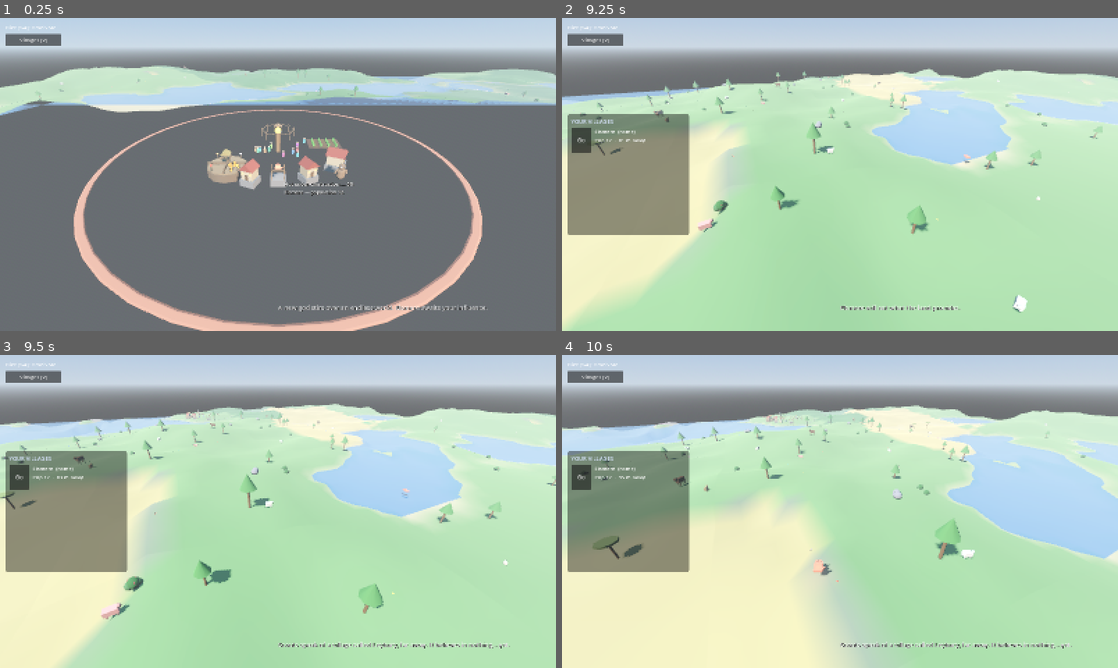
Above: before the commit, frames 1-4 (two rows, left to right).
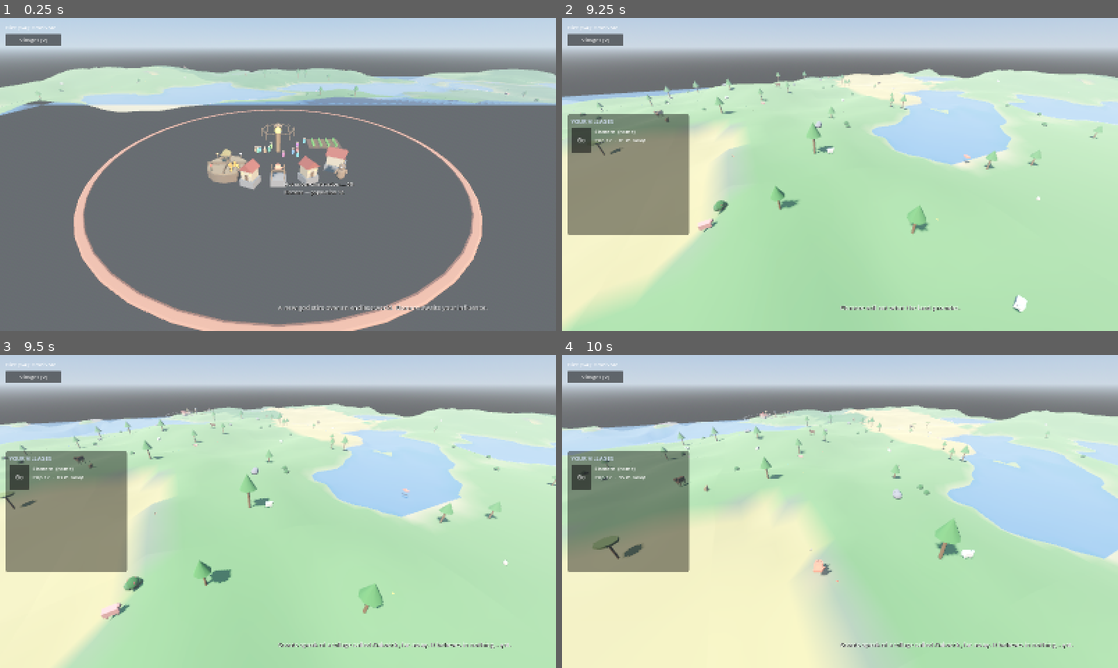
Above: after the commit, the same moments.

Repository: tjloman/tjloman
Game: Godot game, scene res://scenes/main.tscn
Same seed, same stepped clock (60 frames per second), same inputs: the game is played once before the commit and once after it.
Inputs (mouse positions are in pixels of both pictures, inside the frame that each line leads up to):
- Up to frame 1 (0.25 s): no input
- Up to frame 2 (9.25 s): move the mouse to (962, 158) at 0.52 s; hold Right 0.53-1.25 s; hold S (cam_back) 0.53-1.25 s; click (962, 158) at 0.67 s; drag from (728, 190) to (812, 237) at 1.27 s; click "Villages [V]" at 2 s; click "Go" at 2.75 s; click "Go" at 3.5 s; move the mouse to (895, 105) at 4.27 s; hold Right 4.28-5 s; hold A (cam_left) 4.28-5 s; drag from (812, 237) to (673, 127) at 5.02 s; move the mouse to (1006, 221) at 5.77 s; hold Left 5.78-6.5 s; hold Q (cam_rotate_left) 5.78-6.5 s; drag from (673, 127) to (756, 96) at 6.52 s; move the mouse to (867, 174) at 7.27 s; hold Down 7.28-8 s; hold 4 (diet_cannibal) 7.28-8 s; click (867, 174) at 7.42 s; drag from (756, 96) to (728, 190) at 8.02 s; move the mouse to (962, 158) at 8.77 s; hold Up from 8.78 s (still down); hold 2 (diet_omnivore) from 8.78 s (still down)
- Up to frame 3 (9.5 s): keep holding Up; keep holding 2 (diet_omnivore)
- Up to frame 4 (10 s): release Up at 9.5 s; release 2 (diet_omnivore) at 9.5 s; drag from (728, 527) to (812, 574) at 9.52 s

Frames 1-2 are identical in both runs. In frame 3, 0.3% of the frame differs, in the area x 29-92%, y 16-94%; in frame 4, 0.3%, in the area x 32-92%, y 17-94%.

Commit message:
Villages only settle on dry ground; never build across water
The neutral-village siting only tested its CENTRE point for water, so a
settlement could be founded on a lakeshore with houses, a farm, or the pen
ending up in the lake — a constant source of pathfinding grief.

- WorldGen.village_site_dry checks the WHOLE footprint (centre plus three
  rings out to ~18m); a site that isn't fully dry is rejected, and the
  founder tries more spots (24 now) before that cell simply hosts no
  village. Placement stays deterministic, so a lakeshore cell that used to
  spawn a half-drowned village now spawns none (or one shifted to dry land).
- WorldGen.line_dry + find_build_spot: a growing village won't raise a house
  on a dry patch across a lake from its centre where its own people could
  never walk — the straight line to the build spot must stay on land.

The player's home village was already safe (the origin cradle flattens the
land above water within 28m).

Co-Authored-By: Claude Opus 4.8 <noreply@anthropic.com>
Claude-Session: https://claude.ai/code/session_01NqBKfyc5c6bViy6kUi2S7P

Diff:
--- a/scripts/world/village.gd
+++ b/scripts/world/village.gd
@@ -570,6 +570,9 @@
 				continue
 			# The WHOLE footprint must be dry — no floating over an inlet.
 			if not world.footprint_dry(pos.x, pos.z, 2.2):
+				continue
+			# And the way there must stay on land — never build across a lake.
+			if not world.line_dry(global_position.x, global_position.z, pos.x, pos.z):
 				continue
 			pos.y = world.settle_height(pos.x, pos.z, 2.2)
 		var blocked := false
--- a/scripts/world/world_gen.gd
+++ b/scripts/world/world_gen.gd
@@ -110,6 +110,34 @@
 		for dx in [-half, -half * 0.5, 0.0, half * 0.5, half]:
 			if is_underwater(x + dx, z + dz):
 				return false
+	return true
+
+
+## True only if a whole village FOOTPRINT is dry land out to `radius` (centre
+## plus three rings). A site that fails this is rejected outright, so a
+## settlement never straddles a lakeshore with a house, farm, or pen ending up
+## sitting in the water — the source of endless pathfinding grief.
+func village_site_dry(x: float, z: float, radius := 18.0) -> bool:
+	if is_underwater(x, z):
+		return false
+	for ring: Array in [[radius, 16], [radius * 0.66, 12], [radius * 0.33, 8]]:
+		var r: float = ring[0]
+		var steps: int = ring[1]
+		for i in steps:
+			var a := TAU * i / float(steps)
+			if is_underwater(x + cos(a) * r, z + sin(a) * r):
+				return false
+	return true
+
+
+## True if the straight line between two points stays on dry land (sampled) —
+## keeps a village from raising a house on a dry patch across a lake from its
+## centre, where its own people could never reach it.
+func line_dry(ax: float, az: float, bx: float, bz: float, samples := 6) -> bool:
+	for i in range(1, samples + 1):
+		var t := float(i) / float(samples + 1)
+		if is_underwater(lerpf(ax, bx, t), lerpf(az, bz, t)):
+			return false
 	return true
 
 
@@ -225,12 +253,17 @@
 		(cell.x + 0.5) * CHUNK_SIZE, 0, (cell.y + 0.5) * CHUNK_SIZE)
 	# Find a buildable site near the chunk center.
 	var rng := chunk_rng(cell, 5)
-	for attempt in 12:
-		var pos := center + Vector3(rng.randf_range(-14, 14), 0, rng.randf_range(-14, 14))
+	# More tries now that the whole footprint must be dry — a cell near water
+	# may need several probes to find a clear pocket (and some simply won't
+	# host a village, which is fine in an endless world).
+	for attempt in 24:
+		var pos := center + Vector3(rng.randf_range(-16, 16), 0, rng.randf_range(-16, 16))
 		var biome := biome_at(pos.x, pos.z)
 		if biome != "grassland" and biome != "savanna":
 			continue
-		if is_underwater(pos.x, pos.z) or slope_at(pos.x, pos.z) > 0.8:
+		# The WHOLE settlement footprint must be dry, not just its centre —
+		# no more villages founded straddling a lakeshore.
+		if not village_site_dry(pos.x, pos.z) or slope_at(pos.x, pos.z) > 0.8:
 			continue
 		var village := Village.new()
 		village.is_player_home = false
